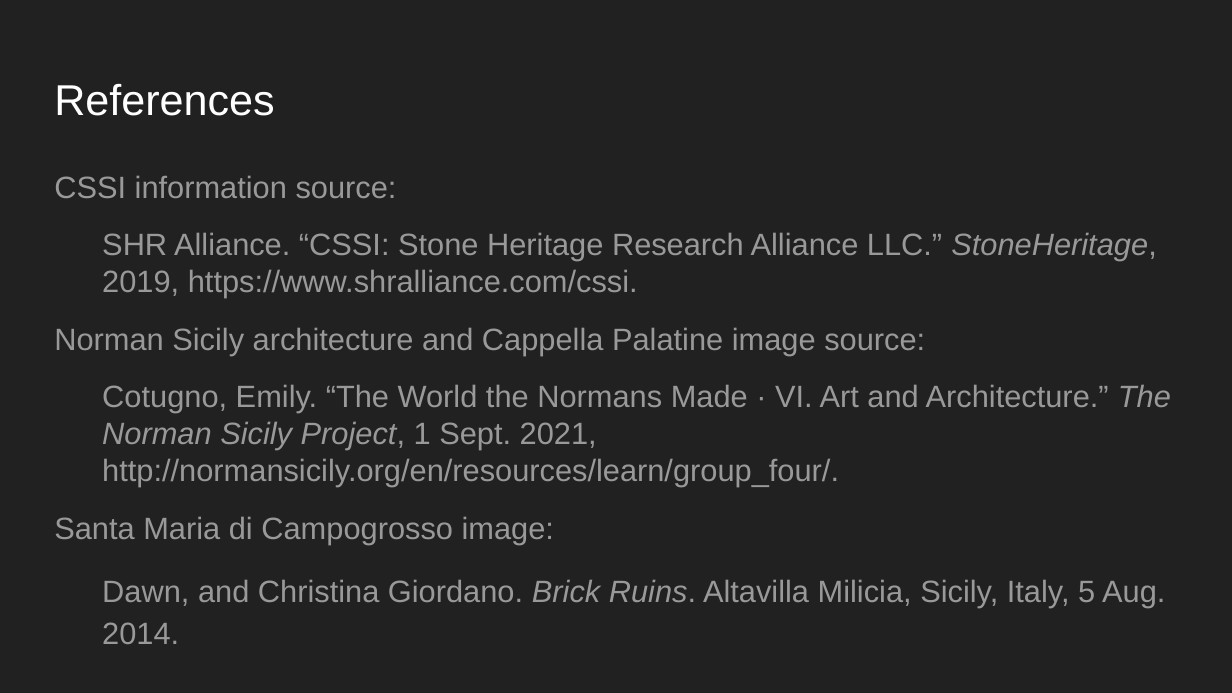
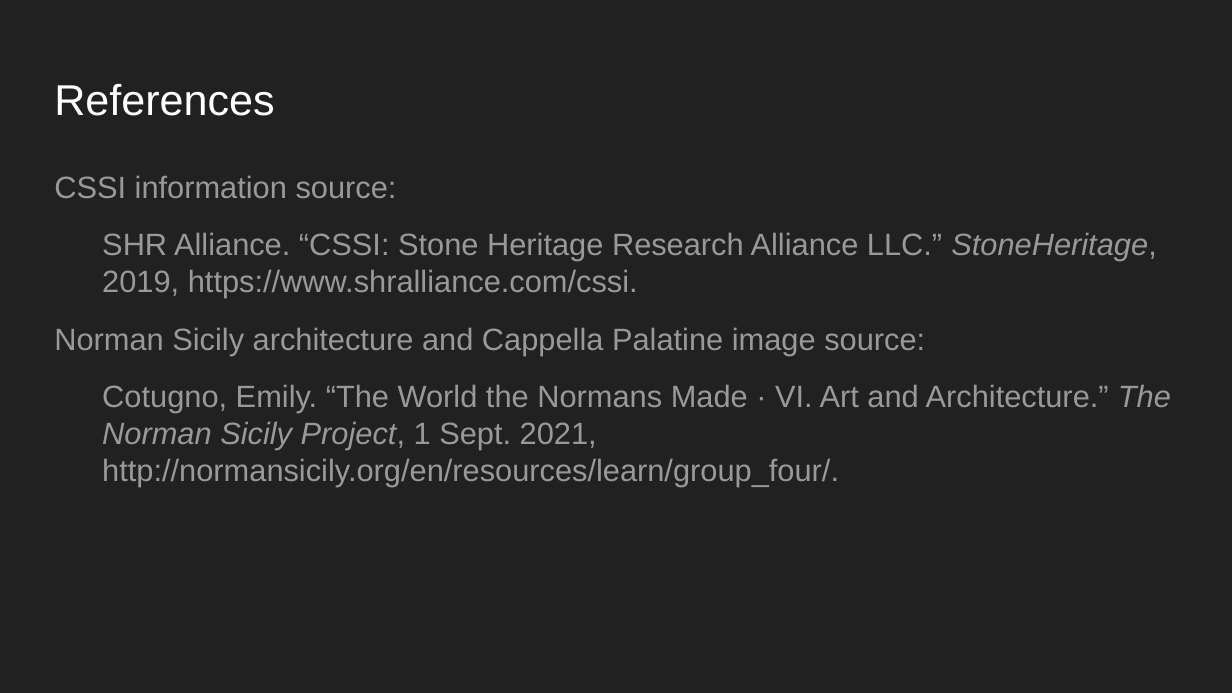
Before and after one commit to the-norman-sicily-project/website, a slide deck: slide 7 of site/content/en/resources/learn/assessing_the_stone_stability_of_norman_sicilys_monuments/Architecture_and_Stone_Stability_in_Norman_Sicily.pptx. Drawn at 1232x693 pixels with LibreOffice and Linux fonts; fonts in the diff are those of the drawing. Boxes give left, top, right and bottom in pixels: in the first picture for what was removed or moved away, otherwise in the second. Text is boxed around its words. In the diff, an @@ line names an element or a change of style, - is before the commit and + after.

```diff
--- a/site/content/en/resources/learn/assessing_the_stone_stability_of_norman_sicilys_monuments/Architecture_and_Stone_Stability_in_Norman_Sicily.pptx
+++ b/site/content/en/resources/learn/assessing_the_stone_stability_of_norman_sicilys_monuments/Architecture_and_Stone_Stability_in_Norman_Sicily.pptx
@@ text at (54, 517, 1165, 607): paragraphs removed @@
-Santa Maria di Campogrosso image:
-Dawn, and Christina Giordano. Brick Ruins. Altavilla Milicia, Sicily, Italy, 5 Aug. 2014.
```
Also in this commit, not shown: 5 other slides changed, 6 other files.
